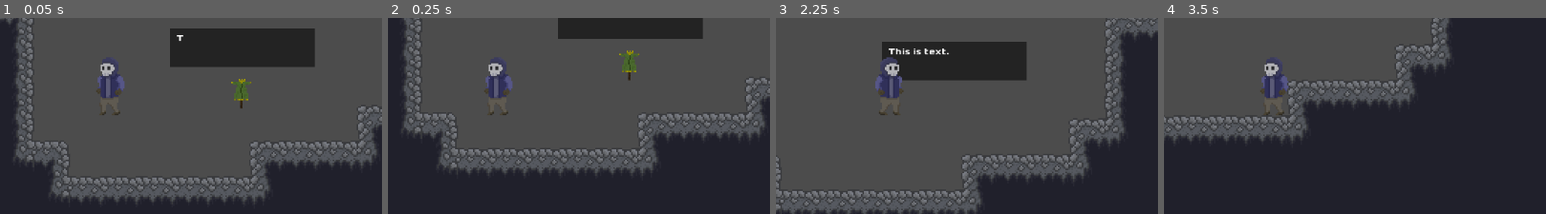
Above: before the commit, frames 1-4 (left to right).
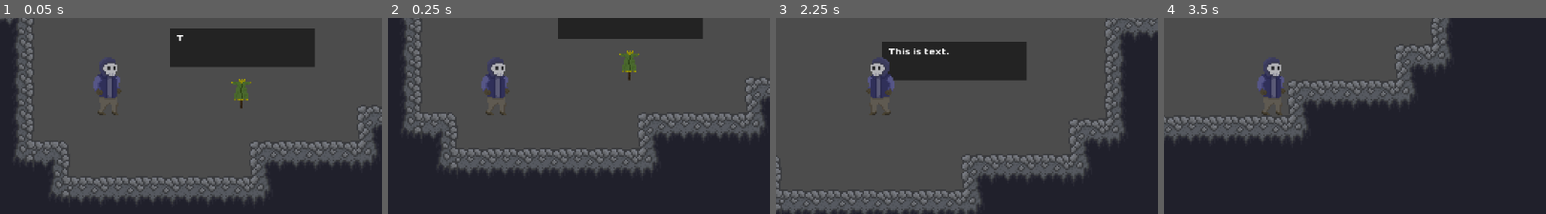
Above: after the commit, the same moments.

Repository: VortexGroupS1M/Metroidvania
Game: Godot game, scene res://scenes/level.tscn
Same seed, same stepped clock (60 frames per second), same inputs: the game is played once before the commit and once after it.
Inputs (mouse positions are % of the whole screen's width and height, from its top left):
- Up to frame 1 (0.05 s): no input
- Up to frame 2 (0.25 s): no input
- Up to frame 3 (2.25 s): move the mouse to (67, 32) at 0.52 s; hold D (move_right) 0.53-2.03 s; click (67, 32) at 0.6 s; tap W (move_up) at 0.77, 1.52 s; tap Enter at 1.25 s; move the mouse to (30, 62) at 1.27 s; click (30, 62) at 1.35 s; tap Space at 2 s; move the mouse to (60, 32) at 2.02 s; hold A (move_left) from 2.03 s (still down); click (60, 32) at 2.1 s
- Up to frame 4 (3.5 s): move the mouse to (45, 79) at 2.77 s; release A (move_left) at 2.78 s; hold D (move_right) from 2.78 s (still down); click (45, 79) at 2.85 s; tap W (move_up) at 3.02 s
The pictures show only the part of the screen within x 36-86%, y 39-89%; the shares and areas given below are measured in that part.

The runs differ from the first frame. In frame 1, 0.5% of the frame differs, in the area x 24-33%, y 20-50%; in frame 2, 0.5%; in frame 3, 1.2%, in the area x 23-34%, y 19-50%; in frame 4, 0.5%.

Commit message:
closeable dialogboxes

Diff:
--- a/s1m/scenes/DialogBox.tscn
+++ b/s1m/scenes/DialogBox.tscn
@@ -1,15 +1,13 @@
-[gd_scene load_steps=4 format=2]
+[gd_scene load_steps=3 format=2]
 
 [ext_resource path="res://fonts/DynamicFont.tres" type="DynamicFont" id=1]
 [ext_resource path="res://scripts/npcDialog.gd" type="Script" id=2]
 
-[sub_resource type="GDScript" id=1]
-
 [node name="Polygon2D" type="Polygon2D"]
+position = Vector2( -58.8066, -23.8555 )
 scale = Vector2( 0.328036, 0.222576 )
 color = Color( 0.141176, 0.141176, 0.141176, 1 )
 polygon = PoolVector2Array( 390.201, 179.714, 390.201, 35.9427, 0, 35.9427, 0, 179.714 )
-script = SubResource( 1 )
 
 [node name="dialogCharacterShow" type="Timer" parent="."]
 wait_time = 0.05
--- a/s1m/scenes/player1.tscn
+++ b/s1m/scenes/player1.tscn
@@ -21,6 +21,7 @@
 
 [node name="Sprite" type="Sprite" parent="."]
 position = Vector2( 0, -3 )
+scale = Vector2( -1, 1 )
 texture = ExtResource( 2 )
 offset = Vector2( 2, 0 )
 flip_h = true
--- a/s1m/scripts/npcDialog.gd
+++ b/s1m/scripts/npcDialog.gd
@@ -5,6 +5,7 @@
 
 var dialog: Array = ["This is text.", "This is page 2 :D", "Goodbye!"]
 var page: int = 0
+var away : bool = true
 
 
 func _ready() -> void:
@@ -14,11 +15,13 @@
 	var pos : Vector2 = get_parent().position;
 
 	if pos.distance_squared_to(Player.position) < 10000:
-		if Player.dialogShowing == false:
+		if !Player.dialogShowing && away:
 				Player.dialogShowing = true
 				showDialog()
+				away = false
 	else:
 			Player.dialogShowing = false
+			away = true
 			hideDialog()
 
 
@@ -39,10 +42,11 @@
 				page += 1
 				set_bbcode(dialog[page])
 				set_visible_characters(0)
+			else:
+				hideDialog()
 		else:
 			set_visible_characters(get_total_character_count())
 
 
-
 func _on_Timer_timeout() -> void:
 	set_visible_characters(get_visible_characters()+1)
Binary file added: s1m/assets/Sprites/ePopUp.aseprite
